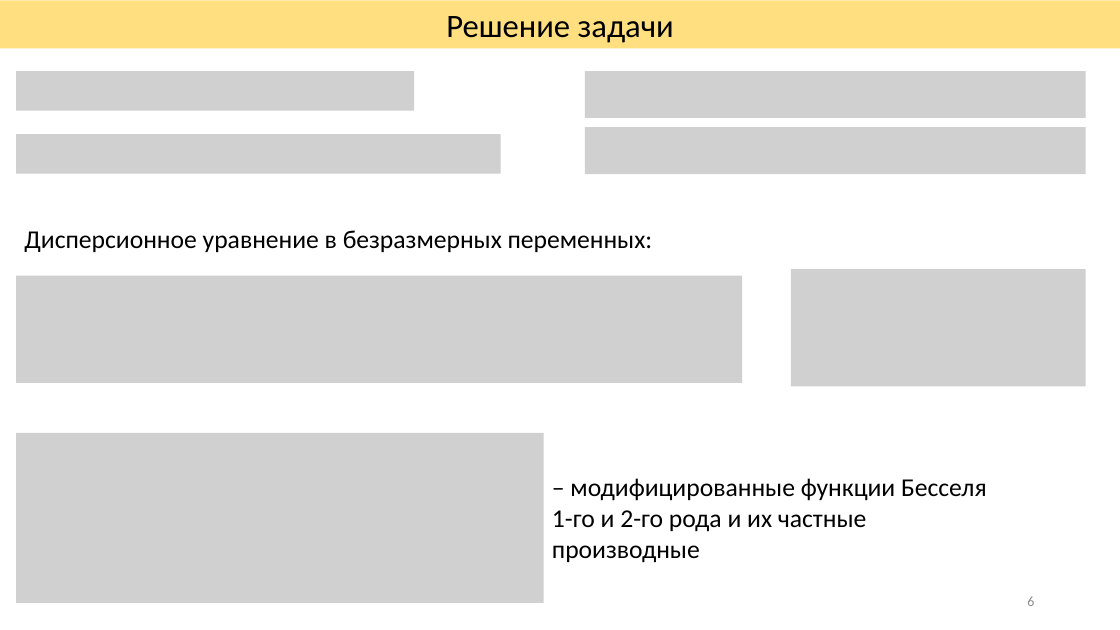
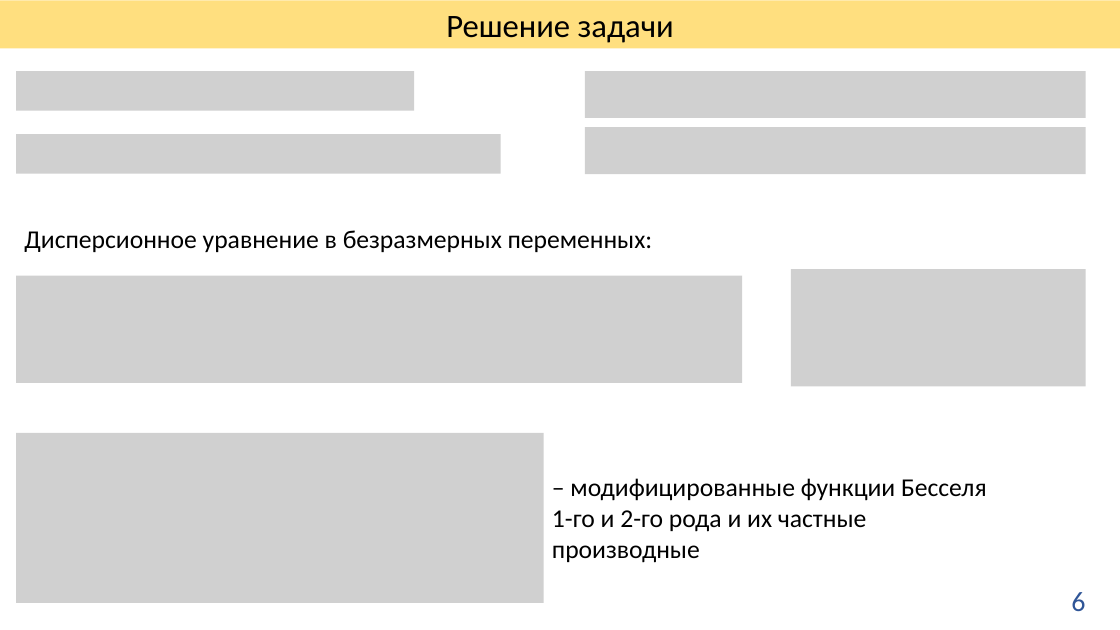
Before and after one commit to GreysMouse/diplom, a slide deck: slide 6 of Конференция.pptx. Drawn at 1120x630 pixels with LibreOffice and Linux fonts; fonts in the diff are those of the drawing; grey boxes stand for pictures. Boxes give left, top, right and bottom in pixels: in the first picture for what was removed or moved away, otherwise in the second. Text is boxed around its words. In the diff, an @@ line names an element or a change of style, - is before the commit and + after.

```diff
--- a/Конференция.pptx
+++ b/Конференция.pptx
@@ text "6" moved from (x1=1027, y1=597, x2=1034, y2=606) to (x1=1071, y1=592, x2=1085, y2=611) @@
@@ text "6" at (x1=1071, y1=592, x2=1085, y2=611): size 12 to 24 pt, text colour #8C8C8C to #2F5597 @@
```
Also in this commit, not shown: 7 other slides changed, 1 slide added, 3 other files.
